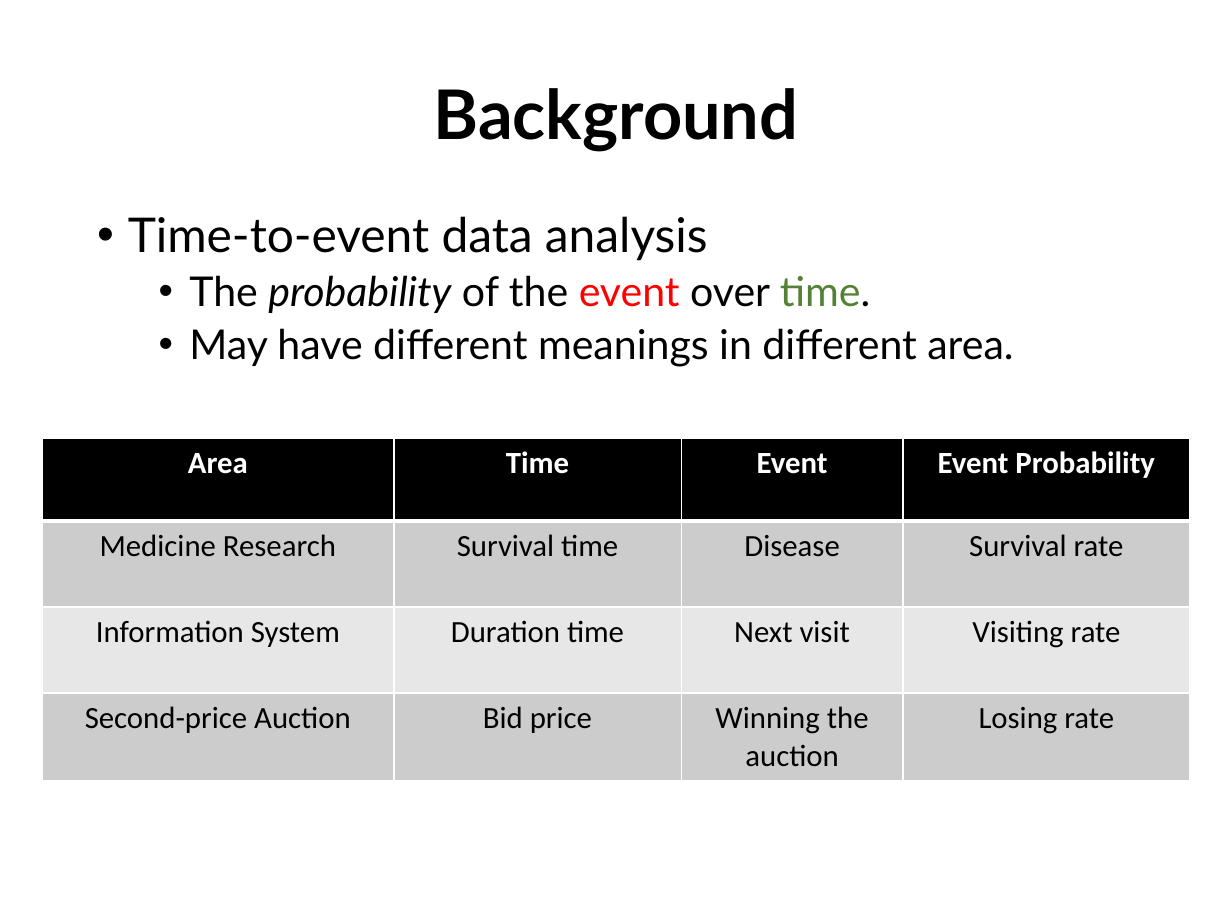
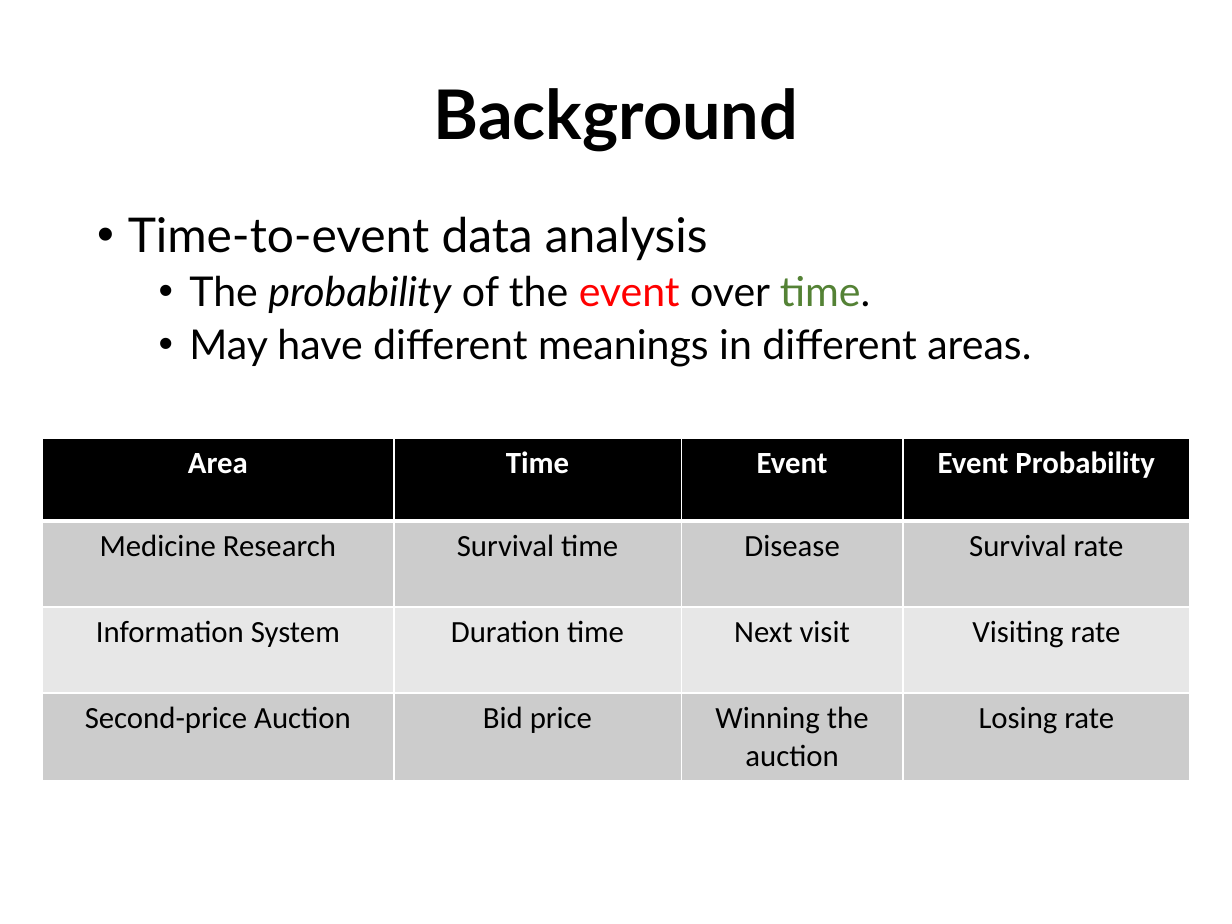
Before and after one commit to rk2900/DRSA, a slide deck: slide 3 of deep-recurrent-survival-analysis.pptx. Drawn at 1232x924 pixels with LibreOffice and Linux fonts; fonts in the diff are those of the drawing; background and template pictures are left out. Boxes give left, top, right and bottom in pixels: in the first picture for what was removed or moved away, otherwise in the second. Text is boxed around its words. In the diff, an @@ line names an element or a change of style, - is before the commit and + after.

```diff
--- a/deep-recurrent-survival-analysis.pptx
+++ b/deep-recurrent-survival-analysis.pptx
@@ text at (x1=189, y1=328, x2=1031, y2=367): text changed @@
-  • May have different meanings in different area.
+  • May have different meanings in different areas.
```
Also in this commit, not shown: 1 other slide changed.
